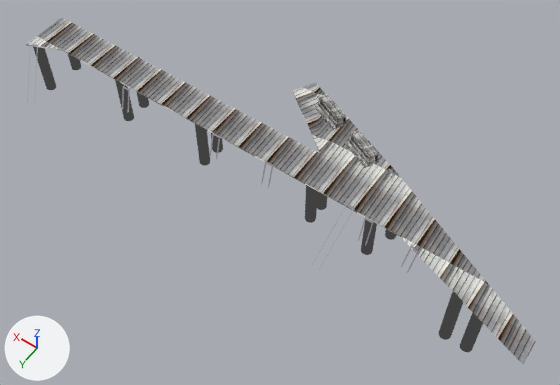
What one commit did to the glTF model public/scenes/Strandpark/Strandpark.glb.
Before and after are seen from a camera (50 mm lens) standing at (-83.9, 73.0, 151.2) and looking at (-10.4, -29.9, -10.5). The axes (+X, +Y, +Z) are drawn at lower left. The lights are the same throughout. The first picture is the older version. Where no turn or scale is listed for an object, it has been applied to the vertices.
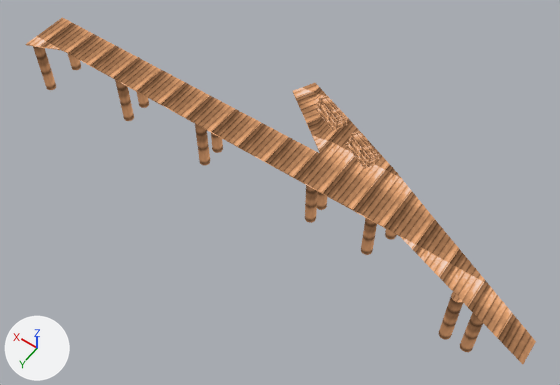
Boxes [x1, y1, x2, y2] around the edits, measured in the pictures (560 x 385 px):
'Cube', recoloured: [25, 17, 536, 364] in both
'Cube.002', recoloured, moved (grey to orange): before [345, 130, 380, 168]; after [345, 131, 379, 169]
'Cube.001', recoloured, moved (grey to orange): before [315, 94, 347, 130]; after [315, 96, 347, 131]
'Cylinder.012', recoloured (black to brown): [439, 292, 463, 340] in both
'Cylinder.011', recoloured (black to brown): [460, 312, 483, 352] in both
'Cylinder', recoloured (black to brown): [33, 46, 56, 90] in both
'Cylinder.004', recoloured (black to brown): [195, 124, 210, 166] in both
'Cylinder.003', recoloured (black to brown): [115, 80, 134, 121] in both
'Cylinder.008', recoloured (black to brown): [361, 220, 377, 255] in both
'Cylinder.006', recoloured (black to brown): [305, 185, 318, 223] in both
'Cylinder.005', recoloured: [211, 133, 223, 153] in both
'Cylinder.007', recoloured (black to brown): [317, 192, 327, 210] in both
'Cylinder.002', recoloured: [137, 57, 149, 108] in both
'Cylinder.001', recoloured: [68, 20, 81, 70] in both
'Cylinder.009', recoloured: [385, 229, 397, 240] in both

The change, as a diff of the scene's bpy script:
```diff
--- a/public/scenes/Strandpark/Strandpark.glb.py
+++ b/public/scenes/Strandpark/Strandpark.glb.py
@@ img_jettywood @@
+img_jettywood = load_image('jettywood', '_unpacked/jettywood', 120, 68, 'sRGB')
@@ mat_anvil_export_material_3 @@
+mat_anvil_export_material_3 = bpy.data.materials.new('ANVIL_EXPORT_Material_3')
+# colours: black #000000
+# uses the picture img_jettywood
@@ mat_anvil_export_material_2 @@
+mat_anvil_export_material_2 = bpy.data.materials.new('ANVIL_EXPORT_Material_2')
+# colours: black #000000
+# uses the picture img_jettywood
@@ mat_anvil_export_material_1 @@
+mat_anvil_export_material_1 = bpy.data.materials.new('ANVIL_EXPORT_Material_1')
+# colours: black #000000
+# uses the picture img_jettywood
@@ me_cube @@
 me_cube.from_pydata(...)  # 34 vertices, 62 faces; spans x -77.0..80.0, y -22.0..23.0, z 1.0
-me_cube.materials.append(mat_material)
+me_cube.materials.append(mat_anvil_export_material_1)
@@ me_cube_001 @@
 me_cube_001.from_pydata(...)  # 140 vertices, 250 faces; spans x -3.04..3.14, y -1.61..1.34, z -1.03..1.23
-me_cube_001.materials.append(mat_material_001)  # picture img_pxl_20260814_1026498262_png
+me_cube_001.materials.append(mat_anvil_export_material_2)
@@ me_cylinder @@
 me_cylinder.from_pydata(...)  # 64 vertices, 124 faces; spans x -1.0..1.0, y -1.0..1.0, z -10.66..1.0
-me_cylinder.materials.append(mat_material_002)  # black #000000
+me_cylinder.materials.append(mat_anvil_export_material_3)
@@ ob_cube_001 @@
 ob_cube_001 = bpy.data.objects.new('Cube.001', me_cube_001)
-ob_cube_001.location = (-12.6, -50.0, 4.6)
+ob_cube_001.location = (-12.6, -50.0, 4.0)
 ob_cube_001.rotation_euler = (0.0, 0.0, 2.697)  # degrees (0, 0, 155)
@@ ob_cube_002 @@
 ob_cube_002 = bpy.data.objects.new('Cube.002', me_cube_001)
-ob_cube_002.location = (-26.0, -43.8, 4.6)
+ob_cube_002.location = (-26.0, -43.8, 4.2)
 ob_cube_002.rotation_euler = (0.0, 0.0, 2.697)  # degrees (0, 0, 155)
```
